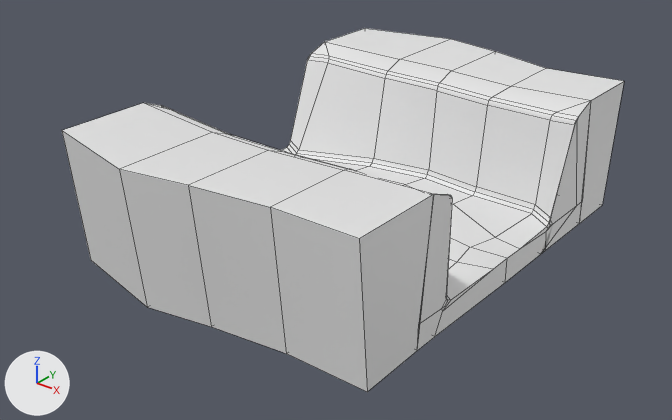
Two versions of the FBX model Mortier FU/Assets/01_Art/Meshes/SM_Hole.fbx, one commit apart.
Rendered twice from a 50 mm camera at (11.65, -17.67, 9.67) aimed at (-1.92, -0.71, -0.84). The lights are fixed; the arrows at lower left show +X, +Y and +Z. The first picture is the older version. Mesh edges are drawn as thin lines. Where no turn or scale is listed for an object, it has been applied to the vertices. Vertices at exactly the same position are counted once.

Objects in the first picture: 'trou_Inside_V2'.
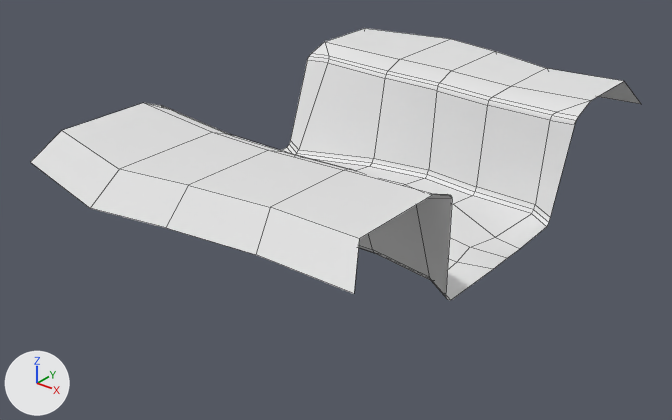
Where the newer file only moved an object's origin or applied its transform, the numbers keep the older frame.

Changed parts and their boxes (x1, y1, x2, y2) in the pictures (672 x 420 px):
```json
{"object": "trou_Inside_V2", "change": "reshaped", "before": [62, 28, 624, 392], "after": [31, 28, 641, 300], "on screen": "9% wider, 25% shorter"}
{"part": 1, "of": "me_mesh", "change": "cut back", "before": [62, 81, 624, 392], "after": [31, 81, 641, 294]}
```

The change, as JSON lines over the scene's bpy script:
```json
{"block": "me_mesh", "where": "# used by ob_trou_inside_v2; location = (-2.27, 0.0, 0.0)"}
{"op": "remove", "block": "me_mesh", "code": "me_mesh.from_pydata(...)  # 198 vertices, 187 faces; spans x -3.7..4.97, y -6.46..6.46, z -1.65..1.91"}
{"op": "add", "block": "me_mesh", "code": "me_mesh.from_pydata(...)  # 138 vertices, 117 faces; spans x -4.27..5.31, y -7.1..7.16, z -0.99..1.91"}
{"block": "me_mesh", "change": "me_mesh part 1"}
{"block": "me_mesh", "change": "70 vertices are removed from x -3.7..4.97, y -6.1..6.1, z -1.65..1.6"}
{"block": "me_mesh", "change": "78 faces are deleted"}
{"block": "me_mesh", "change": "10 vertices are added at x -4.27..5.31, y -7.1..7.16, z 1.16"}
{"block": "me_mesh", "change": "8 new faces join them"}
```
